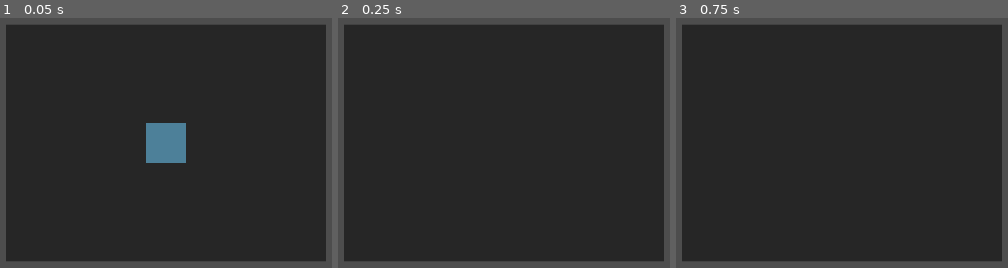
Above: before the commit, frames 1-3 (left to right).
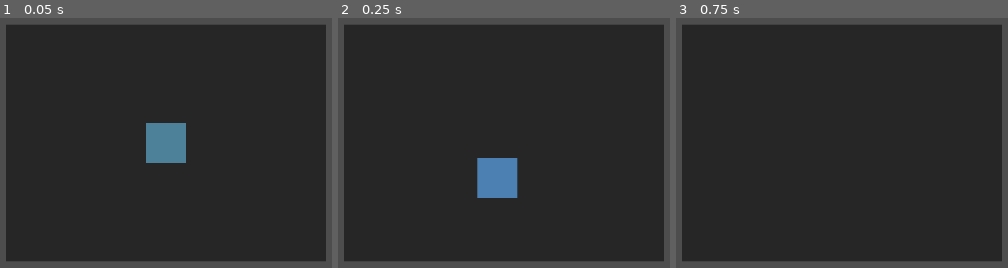
Above: after the commit, the same moments.

Repository: NikkiKoole/simgodot
Game: Godot game, scene res://scenes/tests/test_debug_commands.tscn
Two runs of this game, one before a commit and one after it. Both use one fixed random seed, a clock stepped at 60 frames per second and the inputs below. This scene is started directly instead of the project's main scene.
Inputs (mouse positions are in pixels of both pictures, inside the frame that each line leads up to):
- Up to frame 1 (0.05 s): no input
- Up to frame 2 (0.25 s): no input
- Up to frame 3 (0.75 s): tap Enter at 0.5 s; move the mouse to (outside the picture) at 0.52 s; hold D (move_right) from 0.53 s (still down); tap E (interact) at 0.6 s; click (outside the picture) at 0.67 s

Frame 1 is identical in both runs. In frame 2, 2.0% of the frame differs, in the area x 41-55%, y 56-72%; in frame 3, nothing differs.

Commit message:
feat: [US-003] - Implement station spawning via DebugCommands

Diff:
--- a/scripts/debug_commands.gd
+++ b/scripts/debug_commands.gd
@@ -8,12 +8,21 @@
 signal entity_selected(entity: Node)
 signal entity_deselected()
 signal item_spawned(item: ItemEntity)
-
-# Scene for spawning items
+signal station_spawned(station: Station)
+signal station_removed(station: Station)
+
+# Scenes for spawning entities
 const ItemEntityScene = preload("res://scenes/objects/item_entity.tscn")
+const StationScene = preload("res://scenes/objects/station.tscn")
+
+# Grid size for snapping station positions (in pixels)
+const GRID_SIZE: int = 32
 
 # Currently selected entity
 var selected_entity: Node = null
+
+# Track runtime-spawned stations for cleanup
+var runtime_stations: Array[Station] = []
 
 
 func _ready() -> void:
@@ -378,3 +387,154 @@
 	# Fallback to current scene root
 	var root: Node = get_tree().current_scene
 	return root
+
+
+# =============================================================================
+# STATION SPAWNING (US-003)
+# =============================================================================
+
+## Valid station types that can be spawned
+const VALID_STATION_TYPES: Array[String] = [
+	"counter", "stove", "sink", "couch", "fridge", "toilet", "tv", "generic"
+]
+
+## Station type to color mapping for visual differentiation
+const STATION_COLORS: Dictionary = {
+	"counter": Color(0.6, 0.5, 0.4, 1.0),   # Brown
+	"stove": Color(0.7, 0.3, 0.2, 1.0),     # Red-brown
+	"sink": Color(0.3, 0.5, 0.7, 1.0),      # Blue
+	"couch": Color(0.5, 0.4, 0.6, 1.0),     # Purple
+	"fridge": Color(0.8, 0.8, 0.8, 1.0),    # Light gray
+	"toilet": Color(0.9, 0.9, 0.95, 1.0),   # White
+	"tv": Color(0.2, 0.2, 0.3, 1.0),        # Dark gray
+	"generic": Color(0.3, 0.5, 0.6, 1.0),   # Default teal
+}
+
+
+## Spawn a station of the given type at a position
+## type: One of VALID_STATION_TYPES (counter, stove, sink, couch, fridge, toilet, tv, generic)
+## position: World position (will be snapped to grid)
+## tags: Optional array of additional tags to apply to the station
+## Returns the spawned Station, or null if spawning failed
+func spawn_station(type: String, position: Vector2, tags: Array = []) -> Station:
+	# Validate station type
+	if type not in VALID_STATION_TYPES:
+		push_error("DebugCommands.spawn_station: Invalid station type '" + type + "'. Valid types: " + str(VALID_STATION_TYPES))
+		return null
+
+	# Create the station instance
+	var station: Station = StationScene.instantiate()
+
+	# Set station properties
+	station.station_tag = type
+	station.station_name = type.capitalize() + " (Debug)"
+
+	# Apply color based on type
+	if STATION_COLORS.has(type):
+		# Color will be applied after adding to scene tree (need access to Sprite2D child)
+		pass
+
+	# Snap position to grid
+	var snapped_position: Vector2 = snap_to_grid(position)
+
+	# Add to scene tree
+	var level: Node = _get_level_node()
+	if level == null:
+		push_error("DebugCommands.spawn_station: Could not find Level node")
+		station.queue_free()
+		return null
+
+	level.add_child(station)
+	station.global_position = snapped_position
+
+	# Apply color to the sprite
+	_apply_station_color(station, type)
+
+	# Track as runtime-spawned station
+	runtime_stations.append(station)
+
+	# Emit signal
+	station_spawned.emit(station)
+
+	return station
+
+
+## Remove a runtime-spawned station
+## Returns true if station was removed, false if it wasn't a runtime station
+func remove_station(station: Station) -> bool:
+	if station == null:
+		push_error("DebugCommands.remove_station: station is null")
+		return false
+
+	if not is_instance_valid(station):
+		push_error("DebugCommands.remove_station: station is not a valid instance")
+		return false
+
+	# Check if this is a runtime-spawned station
+	var index: int = runtime_stations.find(station)
+	if index == -1:
+		push_error("DebugCommands.remove_station: station was not spawned via DebugCommands")
+		return false
+
+	# Remove from tracking array
+	runtime_stations.remove_at(index)
+
+	# Clear selection if this station was selected
+	if selected_entity == station:
+		deselect_entity()
+
+	# Emit signal before freeing
+	station_removed.emit(station)
+
+	# Free the station
+	station.queue_free()
+
+	return true
+
+
+## Snap a position to the grid
+func snap_to_grid(position: Vector2, grid_size: int = GRID_SIZE) -> Vector2:
+	return Vector2(
+		round(position.x / grid_size) * grid_size,
+		round(position.y / grid_size) * grid_size
+	)
+
+
+## Apply the appropriate color to a station's sprite based on its type
+func _apply_station_color(station: Station, type: String) -> void:
+	if station.has_node("Sprite2D"):
+		var sprite: ColorRect = station.get_node("Sprite2D")
+		if sprite is ColorRect and STATION_COLORS.has(type):
+			sprite.color = STATION_COLORS[type]
+
+
+## Check if a station type is valid
+func is_valid_station_type(type: String) -> bool:
+	return type in VALID_STATION_TYPES
+
+
+## Get all valid station types
+func get_valid_station_types() -> Array[String]:
+	return VALID_STATION_TYPES.duplicate()
+
+
+## Get all runtime-spawned stations
+func get_runtime_stations() -> Array[Station]:
+	# Clean up any freed stations from the list
+	var valid_stations: Array[Station] = []
+	for station in runtime_stations:
+		if is_instance_valid(station):
+			valid_stations.append(station)
+	runtime_stations = valid_stations
+	return runtime_stations.duplicate()
+
+
+## Remove all runtime-spawned stations
+func clear_runtime_stations() -> void:
+	# Iterate in reverse to safely remove while iterating
+	for i in range(runtime_stations.size() - 1, -1, -1):
+		var station: Station = runtime_stations[i]
+		if is_instance_valid(station):
+			station_removed.emit(station)
+			station.queue_free()
+	runtime_stations.clear()
--- a/scripts/tests/test_debug_commands.gd
+++ b/scripts/tests/test_debug_commands.gd
@@ -36,6 +36,17 @@
 	await test_spawn_item_container_full()
 	await test_spawn_item_station_slots_full()
 
+	# US-003: Station spawning tests
+	await test_spawn_station_basic()
+	test_spawn_station_grid_snapping()
+	await test_spawn_station_all_types()
+	await test_spawn_station_signal()
+	test_spawn_station_invalid_type()
+	await test_remove_station()
+	await test_remove_station_clears_selection()
+	await test_get_runtime_stations()
+	await test_clear_runtime_stations()
+
 	_log_summary()
 
 
@@ -420,3 +431,206 @@
 
 	# Cleanup
 	station.queue_free()
+
+
+# =============================================================================
+# US-003: Station Spawning Tests
+# =============================================================================
+
+func test_spawn_station_basic() -> void:
+	test("spawn_station creates a station with correct properties")
+
+	var spawn_position := Vector2(128, 256)
+	var station: Station = DebugCommands.spawn_station("stove", spawn_position)
+
+	await get_tree().process_frame
+
+	assert_not_null(station, "spawn_station should return a Station")
+	assert_eq(station.station_tag, "stove", "Station tag should be 'stove'")
+	assert_true(station.station_name.begins_with("Stove"), "Station name should start with 'Stove'")
+
+	# Verify station is in scene tree
+	assert_true(is_instance_valid(station), "Station should be valid")
+	assert_not_null(station.get_parent(), "Station should have a parent")
+
+	# Cleanup
+	DebugCommands.remove_station(station)
+
+
+func test_spawn_station_grid_snapping() -> void:
+	test("spawn_station snaps position to grid")
+
+	# Test various positions that should snap
+	var test_cases: Array = [
+		[Vector2(10, 10), Vector2(0, 0)],      # Should snap to 0,0 (grid 32)
+		[Vector2(20, 20), Vector2(32, 32)],    # Should snap to 32,32
+		[Vector2(48, 48), Vector2(48, 48)],    # Already at grid + 16, rounds to 48
+		[Vector2(100, 200), Vector2(96, 192)], # Should snap appropriately
+	]
+
+	# Test snap_to_grid function directly
+	for test_case in test_cases:
+		var input_pos: Vector2 = test_case[0]
+		var expected_pos: Vector2 = test_case[1]
+		var snapped: Vector2 = DebugCommands.snap_to_grid(input_pos)
+		# Due to rounding, verify it's on grid
+		var on_grid_x: bool = int(snapped.x) % 32 == 0
+		var on_grid_y: bool = int(snapped.y) % 32 == 0
+		assert_true(on_grid_x, "X position should be on grid for input " + str(input_pos))
+		assert_true(on_grid_y, "Y position should be on grid for input " + str(input_pos))
+
+
+func test_spawn_station_all_types() -> void:
+	test("spawn_station works for all valid station types")
+
+	var valid_types: Array[String] = DebugCommands.get_valid_station_types()
+	var spawned_stations: Array[Station] = []
+
+	for i in range(valid_types.size()):
+		var station_type: String = valid_types[i]
+		var position := Vector2(i * 64, 0)
+		var station: Station = DebugCommands.spawn_station(station_type, position)
+
+		assert_not_null(station, "spawn_station should work for type '" + station_type + "'")
+		assert_eq(station.station_tag, station_type, "Station tag should match type '" + station_type + "'")
+		spawned_stations.append(station)
+
+	await get_tree().process_frame
+
+	# Verify all stations have unique colors (except generic which matches default)
+	assert_eq(spawned_stations.size(), valid_types.size(), "Should have spawned all station types")
+
+	# Cleanup
+	DebugCommands.clear_runtime_stations()
+
+
+func test_spawn_station_signal() -> void:
+	test("spawn_station emits station_spawned signal")
+
+	var signal_data: Array = [false, null]
+
+	var callback := func(station: Station) -> void:
+		signal_data[0] = true
+		signal_data[1] = station
+
+	DebugCommands.station_spawned.connect(callback)
+
+	var station: Station = DebugCommands.spawn_station("counter", Vector2(64, 64))
+
+	await get_tree().process_frame
+
+	assert_true(signal_data[0], "station_spawned signal should be emitted")
+	assert_eq(signal_data[1], station, "Signal should pass the spawned station")
+
+	# Cleanup
+	DebugCommands.station_spawned.disconnect(callback)
+	DebugCommands.remove_station(station)
+
+
+func test_spawn_station_invalid_type() -> void:
+	test("spawn_station returns null for invalid station type")
+
+	var station: Station = DebugCommands.spawn_station("invalid_type", Vector2(0, 0))
+	assert_null(station, "spawn_station should return null for invalid type")
+
+	var station2: Station = DebugCommands.spawn_station("", Vector2(0, 0))
+	assert_null(station2, "spawn_station should return null for empty type")
+
+
+func test_remove_station() -> void:
+	test("remove_station removes runtime-spawned station")
+
+	var station: Station = DebugCommands.spawn_station("fridge", Vector2(128, 128))
+
+	await get_tree().process_frame
+
+	assert_not_null(station, "Station should be spawned")
+	assert_true(is_instance_valid(station), "Station should be valid before removal")
+
+	# Track removal signal
+	var signal_data: Array = [false, null]
+	var callback := func(removed_station: Station) -> void:
+		signal_data[0] = true
+		signal_data[1] = removed_station
+
+	DebugCommands.station_removed.connect(callback)
+
+	var result: bool = DebugCommands.remove_station(station)
+
+	assert_true(result, "remove_station should return true")
+	assert_true(signal_data[0], "station_removed signal should be emitted")
+
+	# Wait for queue_free to process
+	await get_tree().process_frame
+	await get_tree().process_frame
+
+	assert_false(is_instance_valid(station), "Station should be freed after removal")
+
+	# Cleanup
+	DebugCommands.station_removed.disconnect(callback)
+
+
+func test_remove_station_clears_selection() -> void:
+	test("remove_station clears selection if station was selected")
+
+	var station: Station = DebugCommands.spawn_station("sink", Vector2(192, 192))
+
+	await get_tree().process_frame
+
+	# Select the station
+	DebugCommands.select_entity(station)
+	assert_eq(DebugCommands.selected_entity, station, "Station should be selected")
+
+	# Remove the station
+	DebugCommands.remove_station(station)
+
+	assert_null(DebugCommands.selected_entity, "Selection should be cleared after station removal")
+
+	await get_tree().process_frame
+
+
+func test_get_runtime_stations() -> void:
+	test("get_runtime_stations returns all spawned stations")
+
+	# Clear any existing runtime stations
+	DebugCommands.clear_runtime_stations()
+	await get_tree().process_frame
+
+	# Spawn some stations
+	var station1: Station = DebugCommands.spawn_station("counter", Vector2(0, 0))
+	var station2: Station = DebugCommands.spawn_station("stove", Vector2(64, 0))
+	var station3: Station = DebugCommands.spawn_station("sink", Vector2(128, 0))
+
+	await get_tree().process_frame
+
+	var runtime_stations: Array[Station] = DebugCommands.get_runtime_stations()
+
+	assert_eq(runtime_stations.size(), 3, "Should have 3 runtime stations")
+	assert_true(station1 in runtime_stations, "station1 should be in runtime stations")
+	assert_true(station2 in runtime_stations, "station2 should be in runtime stations")
+	assert_true(station3 in runtime_stations, "station3 should be in runtime stations")
+
+	# Cleanup
+	DebugCommands.clear_runtime_stations()
+
+
+func test_clear_runtime_stations() -> void:
+	test("clear_runtime_stations removes all spawned stations")
+
+	# Spawn some stations
+	var station1: Station = DebugCommands.spawn_station("toilet", Vector2(0, 64))
+	var station2: Station = DebugCommands.spawn_station("tv", Vector2(64, 64))
+
+	await get_tree().process_frame
+
+	assert_eq(DebugCommands.get_runtime_stations().size(), 2, "Should have 2 runtime stations")
+
+	# Clear all
+	DebugCommands.clear_runtime_stations()
+
+	await get_tree().process_frame
+	await get_tree().process_frame
+
+	assert_eq(DebugCommands.get_runtime_stations().size(), 0, "Should have 0 runtime stations after clear")
+	assert_false(is_instance_valid(station1), "station1 should be freed")
+	assert_false(is_instance_valid(station2), "station2 should be freed")
